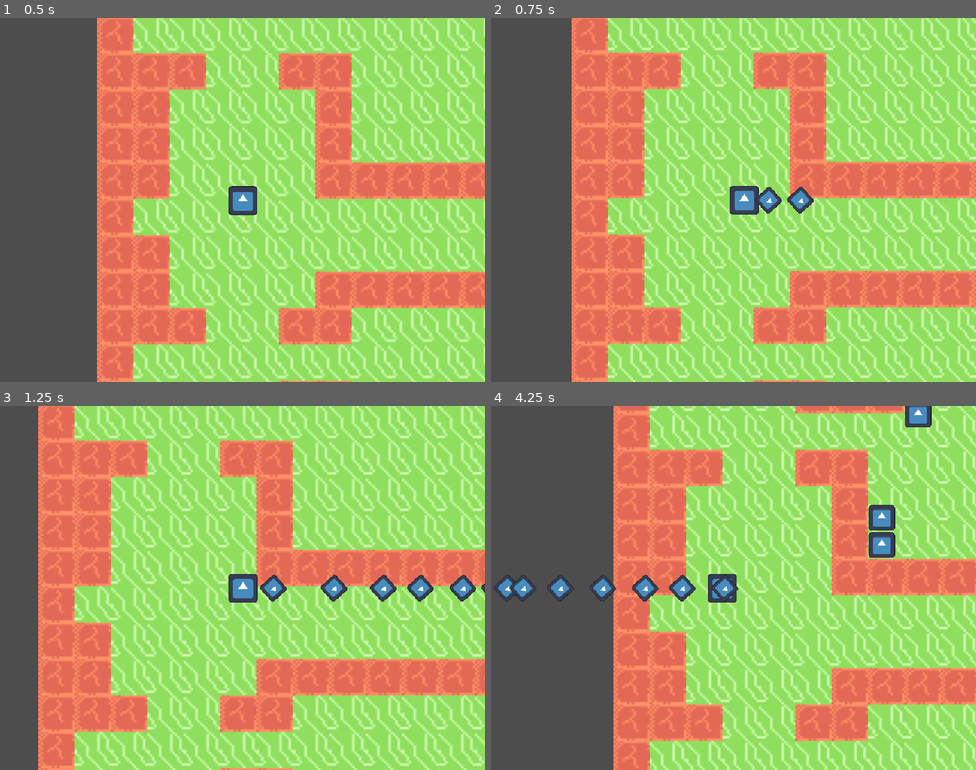
Above: before the commit, frames 1-4 (two rows, left to right).
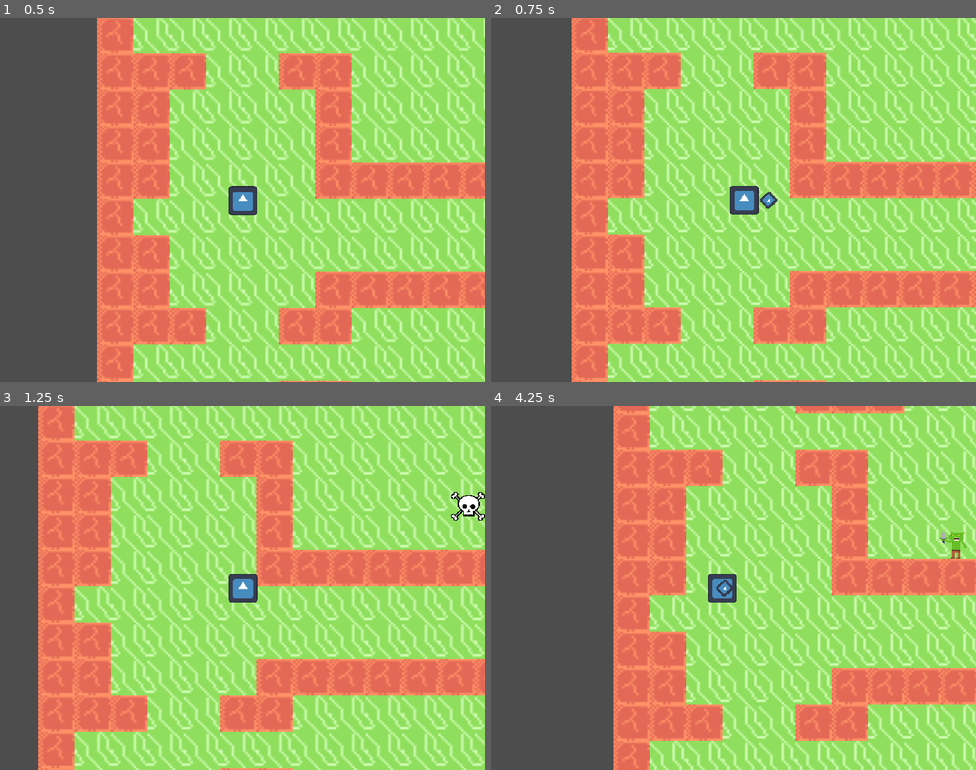
Above: after the commit, the same moments.

Repository: micahlagrange/rogue-gauntlet
Game: Godot game, scene res://maps/level_1.tscn
The game is run twice, just before and just after one commit, with the same random seed, the same clock (stepped at 60 frames per second) and the same inputs. The engine's default icon, where the game draws it, is replaced by a stand-in: a white triangle on a blue panel in a dark square.
Inputs:
- Up to frame 1 (0.5 s): no input
- Up to frame 2 (0.75 s): hold D (right) from 0.53 s (still down); hold Space (shoot) from 0.53 s (still down)
- Up to frame 3 (1.25 s): keep holding D (right); keep holding Space (shoot)
- Up to frame 4 (4.25 s): release D (right) at 1.28 s; release Space (shoot) at 1.28 s; hold S (down) 1.28-2.03 s; tap Space (shoot) at 1.35, 2.85 s; hold D (right) 2.03-2.78 s; hold Space (shoot) 2.03-2.78 s; hold W (up) 2.78-3.53 s; hold A (left) from 3.53 s (still down); hold Space (shoot) from 3.53 s (still down)

Frame 1 is identical in both runs. In frame 2, 0.4% of the frame differs, in the area x 54-67%, y 46-54%; in frame 3, 1.5%; in frame 4, 2.4%, in the area x 0-99%, y 0-54%.

Commit message:
projectiles do not go through walls goblin spawners dont take the goblins with them spawners can be destroyed

Diff:
--- a/Projectile.gd
+++ b/Projectile.gd
@@ -6,7 +6,11 @@
 
 func _ready():
 	set_as_top_level(true)
-
+	$Area2D.body_entered.connect(_on_area_2d_body_entered)
 # Called every frame. 'delta' is the elapsed time since the previous frame.
 func _physics_process(delta):
 	global_position += direction * SPEED * delta
+
+
+func _on_area_2d_body_entered(body: Node2D) -> void:
+	queue_free()
--- a/enemy/Enemy.gd
+++ b/enemy/Enemy.gd
@@ -1,4 +1,7 @@
 class_name Enemy extends CharacterBody2D
+
+var HEALTH = 1
+var AGGRO_DISTANCE = 200.0
 
 func _ready() -> void:
 	$HurtBox.area_entered.connect(_on_hurtbox_area_entered)
@@ -7,4 +10,10 @@
 	var projectile = area.get_parent()
 	if projectile.is_in_group("projectiles"):
 		projectile.queue_free()
-		queue_free()
+		HEALTH -= 1
+
+	if HEALTH <= 0:
+		die()
+
+func die():
+	queue_free()
--- a/enemy/Goblin.gd
+++ b/enemy/Goblin.gd
@@ -2,10 +2,10 @@
 
 var target
 
-var SPEED = 60.0
+var SPEED = 20.0
 
-func _physics_process(delta: float) -> void:
-	if target:
+func _physics_process(_delta: float) -> void:
+	if target && global_position.distance_to(target.global_transform.origin) < AGGRO_DISTANCE:
 		var direction = (target.global_transform.origin - global_transform.origin).normalized()
 		velocity = direction * SPEED
 		# Move towards the target marker
--- a/enemy/enemy.tscn
+++ b/enemy/enemy.tscn
@@ -1,6 +1,8 @@
-[gd_scene load_steps=2 format=3]
+[gd_scene load_steps=2 format=3 uid="uid://dqmwy17u3uabv"]
 
 [ext_resource type="Script" path="res://enemy/Enemy.gd" id="1_l0yht"]
 
-[node name="Enemy" type="Node2D"]
+[node name="Enemy" type="CharacterBody2D"]
+collision_layer = 512
+collision_mask = 769
 script = ExtResource("1_l0yht")
--- a/enemy/goblin.tscn
+++ b/enemy/goblin.tscn
@@ -1,27 +1,29 @@
-[gd_scene load_steps=5 format=3]
+[gd_scene load_steps=5 format=3 uid="uid://2h886qx1u0y"]
 
 [ext_resource type="Script" path="res://enemy/Goblin.gd" id="1_hu2tw"]
-[ext_resource type="Texture2D" uid="uid://qkqvq58ya1h5" path="res://icon.svg" id="2_8ve6p"]
+[ext_resource type="Texture2D" uid="uid://c4bibnmkioiib" path="res://enemy/goblin.png" id="2_q3xxh"]
 
 [sub_resource type="RectangleShape2D" id="RectangleShape2D_ejasy"]
 size = Vector2(12, 12)
 
-[sub_resource type="RectangleShape2D" id="RectangleShape2D_grtn4"]
+[sub_resource type="RectangleShape2D" id="RectangleShape2D_gibth"]
 size = Vector2(12, 12)
 
 [node name="Goblin" type="CharacterBody2D"]
+collision_layer = 512
+collision_mask = 769
 script = ExtResource("1_hu2tw")
 
 [node name="Sprite2D" type="Sprite2D" parent="."]
-scale = Vector2(0.0895214, 0.0895214)
-texture = ExtResource("2_8ve6p")
+scale = Vector2(0.0420143, 0.0264168)
+texture = ExtResource("2_q3xxh")
 
 [node name="HurtBox" type="Area2D" parent="."]
-collision_layer = 2
-collision_mask = 2
+collision_layer = 1024
+collision_mask = 1024
 
 [node name="CollisionShape2D" type="CollisionShape2D" parent="HurtBox"]
 shape = SubResource("RectangleShape2D_ejasy")
 
 [node name="CollisionShape2D" type="CollisionShape2D" parent="."]
-shape = SubResource("RectangleShape2D_grtn4")
+shape = SubResource("RectangleShape2D_gibth")
--- a/maps/Player.gd
+++ b/maps/Player.gd
@@ -45,7 +45,7 @@
 
 func spawn_projectile(direction):
 	var projectile = projectile_scene.instantiate()
+	projectile.add_to_group("projectiles")
 	projectile.global_position = self.global_position
 	projectile.direction = direction
-	projectile.add_to_group("projectiles")
 	add_child(projectile)
--- a/maps/goblin_nest.gd
+++ b/maps/goblin_nest.gd
@@ -1,19 +1,30 @@
-extends Marker2D
+extends Enemy
 
 var goblin_scene = preload("res://enemy/goblin.tscn")
 
-
 # Called when the node enters the scene tree for the first time.
 func _ready() -> void:
+	HEALTH = 4
 	$SpawnTimer.timeout.connect(_on_spawn_timer_timeout)
-
+	super._ready()
 
 func _on_spawn_timer_timeout() -> void:
 	spawn_goblin()
 
 func spawn_goblin():
+	if num_gerblins() > 10:
+		return
+
 	var goblin = goblin_scene.instantiate()
-	goblin.global_position = self.global_position
 	goblin.add_to_group("enemies")
-	goblin.target = $"../../Player"
-	get_parent().add_child(goblin)
+	goblin.target = get_parent().get_node("Player")
+	add_child(goblin)
+
+
+func num_gerblins():
+	return len(get_children()) - 3
+
+func die():
+	for child in get_children().filter(func(i): return i.is_in_group("enemies")):
+		child.reparent(get_parent())
+		super.die()
--- a/maps/level_1.tscn
+++ b/maps/level_1.tscn
@@ -5,7 +5,7 @@
 [ext_resource type="Script" path="res://maps/Camera2D.gd" id="2_nsiuy"]
 [ext_resource type="Texture2D" uid="uid://qkqvq58ya1h5" path="res://icon.svg" id="3_3e83p"]
 [ext_resource type="Script" path="res://maps/Player.gd" id="3_rme15"]
-[ext_resource type="Script" path="res://maps/goblin_nest.gd" id="7_0qpgc"]
+[ext_resource type="PackedScene" uid="uid://d37vwduxy44w" path="res://spawners/goblin_nest.tscn" id="6_k4uma"]
 
 [sub_resource type="PhysicsMaterial" id="PhysicsMaterial_1w0hv"]
 
@@ -41,6 +41,8 @@
 
 [node name="Player" type="CharacterBody2D" parent="."]
 position = Vector2(64, 177)
+collision_layer = 256
+collision_mask = 771
 script = ExtResource("3_rme15")
 
 [node name="Sprite2D" type="Sprite2D" parent="Player"]
@@ -54,19 +56,11 @@
 wait_time = 0.128
 autostart = true
 
-[node name="SpawnPoints" type="Node2D" parent="."]
+[node name="GoblinNest" parent="." instance=ExtResource("6_k4uma")]
+position = Vector2(189, 141)
 
-[node name="goblin_nest_1" type="Marker2D" parent="SpawnPoints"]
-position = Vector2(296, 107)
-rotation = -0.0577289
-script = ExtResource("7_0qpgc")
+[node name="GoblinNest2" parent="." instance=ExtResource("6_k4uma")]
+position = Vector2(298, 269)
 
-[node name="SpawnTimer" type="Timer" parent="SpawnPoints/goblin_nest_1"]
-autostart = true
-
-[node name="goblin_nest_2" type="Marker2D" parent="SpawnPoints"]
-position = Vector2(164, 34)
-script = ExtResource("7_0qpgc")
-
-[node name="SpawnTimer" type="Timer" parent="SpawnPoints/goblin_nest_2"]
-autostart = true
+[node name="GoblinNest3" parent="." instance=ExtResource("6_k4uma")]
+position = Vector2(165, 334)
--- a/projectile/base_projectile.tscn
+++ b/projectile/base_projectile.tscn
@@ -4,19 +4,19 @@
 [ext_resource type="Texture2D" uid="uid://qkqvq58ya1h5" path="res://icon.svg" id="2_hmcys"]
 
 [sub_resource type="CircleShape2D" id="CircleShape2D_71lsb"]
-radius = 7.0
+radius = 4.24264
 
 [node name="Projectile" type="Node2D"]
 script = ExtResource("1_o1uqr")
 
 [node name="Area2D" type="Area2D" parent="."]
 rotation = 2.40927
-collision_layer = 2
-collision_mask = 2
+collision_layer = 1025
+collision_mask = 1025
 
 [node name="CollisionShape2D" type="CollisionShape2D" parent="Area2D"]
 shape = SubResource("CircleShape2D_71lsb")
 
 [node name="Sprite2D" type="Sprite2D" parent="Area2D"]
-scale = Vector2(0.07, 0.07)
+scale = Vector2(0.046678, 0.0447989)
 texture = ExtResource("2_hmcys")
--- /dev/null
+++ b/spawners/goblin_nest.tscn
@@ -0,0 +1,34 @@
+[gd_scene load_steps=5 format=3 uid="uid://d37vwduxy44w"]
+
+[ext_resource type="Script" path="res://maps/goblin_nest.gd" id="1_bcbfi"]
+[ext_resource type="Texture2D" uid="uid://d2xmk0ub2aiuh" path="res://spawners/spawner.png" id="2_3opx8"]
+
+[sub_resource type="RectangleShape2D" id="RectangleShape2D_ymmxs"]
+size = Vector2(10, 10)
+
+[sub_resource type="RectangleShape2D" id="RectangleShape2D_snryb"]
+size = Vector2(10, 10)
+
+[node name="GoblinNest" type="CharacterBody2D"]
+position = Vector2(296, 107)
+collision_layer = 2
+collision_mask = 2
+script = ExtResource("1_bcbfi")
+
+[node name="Sprite2D" type="Sprite2D" parent="."]
+scale = Vector2(0.018834, 0.018834)
+texture = ExtResource("2_3opx8")
+
+[node name="HurtBox" type="Area2D" parent="."]
+collision_layer = 1024
+collision_mask = 1024
+
+[node name="CollisionShape2D" type="CollisionShape2D" parent="HurtBox"]
+shape = SubResource("RectangleShape2D_ymmxs")
+
+[node name="SpawnTimer" type="Timer" parent="."]
+wait_time = 2.0
+autostart = true
+
+[node name="CollisionShape2D" type="CollisionShape2D" parent="."]
+shape = SubResource("RectangleShape2D_snryb")
Binary file added: enemy/goblin.png
Not shown, added: enemy/goblin.png.import
Not shown, added: export_presets.cfg
Binary file added: spawners/spawner.png
Not shown, added: spawners/spawner.png.import
Not shown, changed: .gitignore
